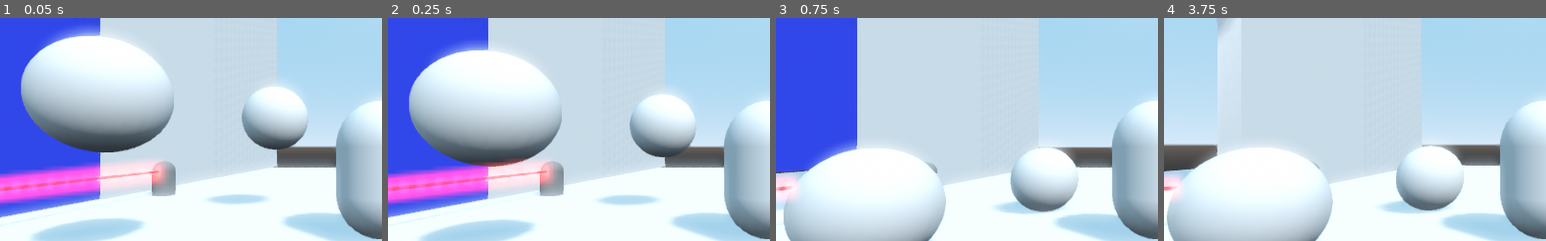
Above: before the commit, frames 1-4 (left to right).
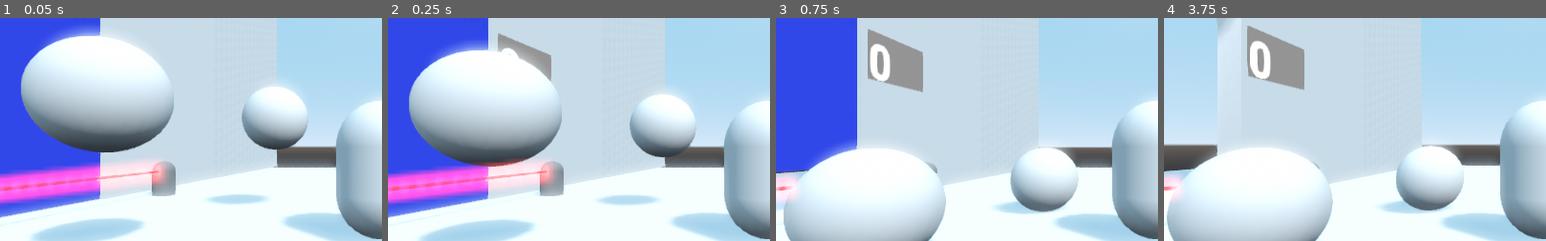
Above: after the commit, the same moments.

Repository: BryanWi/Cortina-sim
Game: Godot game, scene res://Main.tscn
The game is run twice, just before and just after one commit, with the same random seed, the same clock (stepped at 60 frames per second) and the same inputs.
Inputs (mouse positions are % of the whole screen's width and height, from its top left):
- Up to frame 1 (0.05 s): no input
- Up to frame 2 (0.25 s): no input
- Up to frame 3 (0.75 s): move the mouse to (55, 50) at 0.52 s; hold Up (ui_up) from 0.53 s (still down)
- Up to frame 4 (3.75 s): keep holding Up (ui_up); move the mouse to (45, 50) at 1.27 s; tap Enter at 2, 3.5 s; move the mouse to (52, 48) at 2.02 s; tap Space at 2.75 s; move the mouse to (49, 52) at 2.77 s; move the mouse to (57, 51) at 3.52 s
The pictures show only the part of the screen within x 0-50%, y 21-71%; the shares and areas given below are measured in that part.

Frame 1 is identical in both runs. In frame 2, 1.1% of the frame differs, in the area x 28-43%, y 6-29%; in frame 3, 2.9%; in frame 4, 3.0%, in the area x 21-37%, y 3-33%.

Commit message:
Contador (falta trabajo)
El contador ya se comunica con la cortina pero no afecta apropiadamente la maquina de estados

Diff:
--- a/Cortina/Cortina.gd
+++ b/Cortina/Cortina.gd
@@ -7,6 +7,9 @@
 var pos = 7
 
 var state = 0
+
+signal start_timer
+signal stop_timer
 
 onready var cortina = get_node("Cort")
 
@@ -21,9 +24,12 @@
 
 	if state==-1:
 		mover(-up_vel, delta)
+
+		emit_signal("stop_timer")
 	elif state == 0:
 		pass #return
 	elif state ==1:
+
 		mover(down_vel,delta)
 
 	if Input.is_action_pressed("ui_down"):
@@ -40,11 +46,13 @@
 	#Control para no subir más
 
 	pos += vel*delta
+
 	if pos>=7:
 		pos=7
 		return
 	elif pos<0:
 		pos=0
+		emit_signal("start_timer")
 		return
 	print(pos)
 	trasladar(pos)
@@ -56,7 +64,10 @@
 	var y_scale = float(size/7)
 	self.scale = Vector3(1,y_scale,1)
 	self.translation = Vector3(0,7-size,0)
-	pass
+
 
 func changeState (stat:int):
 	state = stat
+
+func timeOut():
+	state = 1
--- a/Main.tscn
+++ b/Main.tscn
@@ -6,6 +6,7 @@
 [ext_resource path="res://Objetos/sphere.tscn" type="PackedScene" id=4]
 [ext_resource path="res://sensores/Laser.tscn" type="PackedScene" id=5]
 [ext_resource path="res://Objetos/Bollard.tscn" type="PackedScene" id=6]
+[ext_resource path="res://Objetos/Counter.tscn" type="PackedScene" id=7]
 
 [sub_resource type="BoxShape" id=2]
 extents = Vector3( 5, 5, 0.2 )
@@ -31,6 +32,9 @@
 
 [node name="Cortina" parent="." instance=ExtResource( 1 )]
 
+[node name="Counter" parent="Cortina" instance=ExtResource( 7 )]
+transform = Transform( -1.62921e-07, 0, 1, 0, 1, 0, -1, 0, -1.62921e-07, 0.43525, 5.47872, -4.22153 )
+
 [node name="Laser" parent="Cortina" instance=ExtResource( 5 )]
 transform = Transform( 1, 0, 0, 0, -1.62921e-07, 1, 0, -1, -1.62921e-07, 2.053, 1, 3.5 )
 
@@ -42,7 +46,7 @@
 shape = SubResource( 2 )
 
 [node name="Floor" type="MeshInstance" parent="Floor"]
-transform = Transform( 1, 0, 0, 0, 1, -1.77636e-15, 0, 0, 1, 0, 0, 0 )
+transform = Transform( 1, 0, 0, 0, 1, -2.66454e-15, 0, 0, 1, 0, 0, 0 )
 mesh = SubResource( 3 )
 skeleton = NodePath("../..")
 material/0 = null
@@ -99,3 +103,6 @@
 [node name="StaticBody4" parent="Mundo" instance=ExtResource( 3 )]
 transform = Transform( 1, 0, 0, 0, 1, 0, 0, 0, 1, -3.57887, 7.02806, 7.35189 )
 visible = false
+[connection signal="start_timer" from="Cortina" to="Cortina/Counter" method="start_timer"]
+[connection signal="stop_timer" from="Cortina" to="Cortina/Counter" method="stop_timer"]
+[connection signal="timeOut" from="Cortina/Counter" to="Cortina" method="timeOut"]
--- /dev/null
+++ b/Objetos/Counter.gd
@@ -0,0 +1,31 @@
+extends Spatial
+
+onready var timer = $Timer
+#export onready var waitTime = timer.wait_time
+
+onready var label = $Viewport/Label
+signal timeOut
+
+
+func _ready():
+	set_as_toplevel(true)
+	timer.one_shot = true
+
+
+func _process(delta):
+	label.text = str(round(timer.time_left))
+
+
+var timer_active = false
+func start_timer():
+	if timer_active == false:
+		timer.start()
+
+func stop_timer():
+	timer.stop()
+
+
+
+func _on_Timer_timeout():
+
+	emit_signal("timeOut")
--- /dev/null
+++ b/Objetos/Counter.tscn
@@ -0,0 +1,35 @@
+[gd_scene load_steps=5 format=2]
+
+[ext_resource path="res://font/Roboto-Black.ttf" type="DynamicFontData" id=1]
+[ext_resource path="res://Objetos/Counter.gd" type="Script" id=2]
+
+[sub_resource type="DynamicFont" id=2]
+size = 64
+font_data = ExtResource( 1 )
+
+[sub_resource type="ViewportTexture" id=1]
+viewport_path = NodePath("Viewport")
+
+[node name="Counter" type="Spatial"]
+script = ExtResource( 2 )
+
+[node name="Viewport" type="Viewport" parent="."]
+size = Vector2( 100, 62 )
+size_override_stretch = true
+
+[node name="Label" type="Label" parent="Viewport"]
+margin_right = 40.0
+margin_bottom = 14.0
+custom_fonts/font = SubResource( 2 )
+text = "10"
+align = 1
+valign = 1
+
+[node name="Sprite3D" type="Sprite3D" parent="."]
+transform = Transform( 3, 0, 0, 0, 3, 0, 0, 0, 1, 0, 0, 0 )
+flip_v = true
+texture = SubResource( 1 )
+
+[node name="Timer" type="Timer" parent="."]
+wait_time = 3.0
+[connection signal="timeout" from="Timer" to="." method="_on_Timer_timeout"]
Not shown: 1 places in Main.tscn that only renumber resources
Binary file added: font/Roboto-Black.ttf
